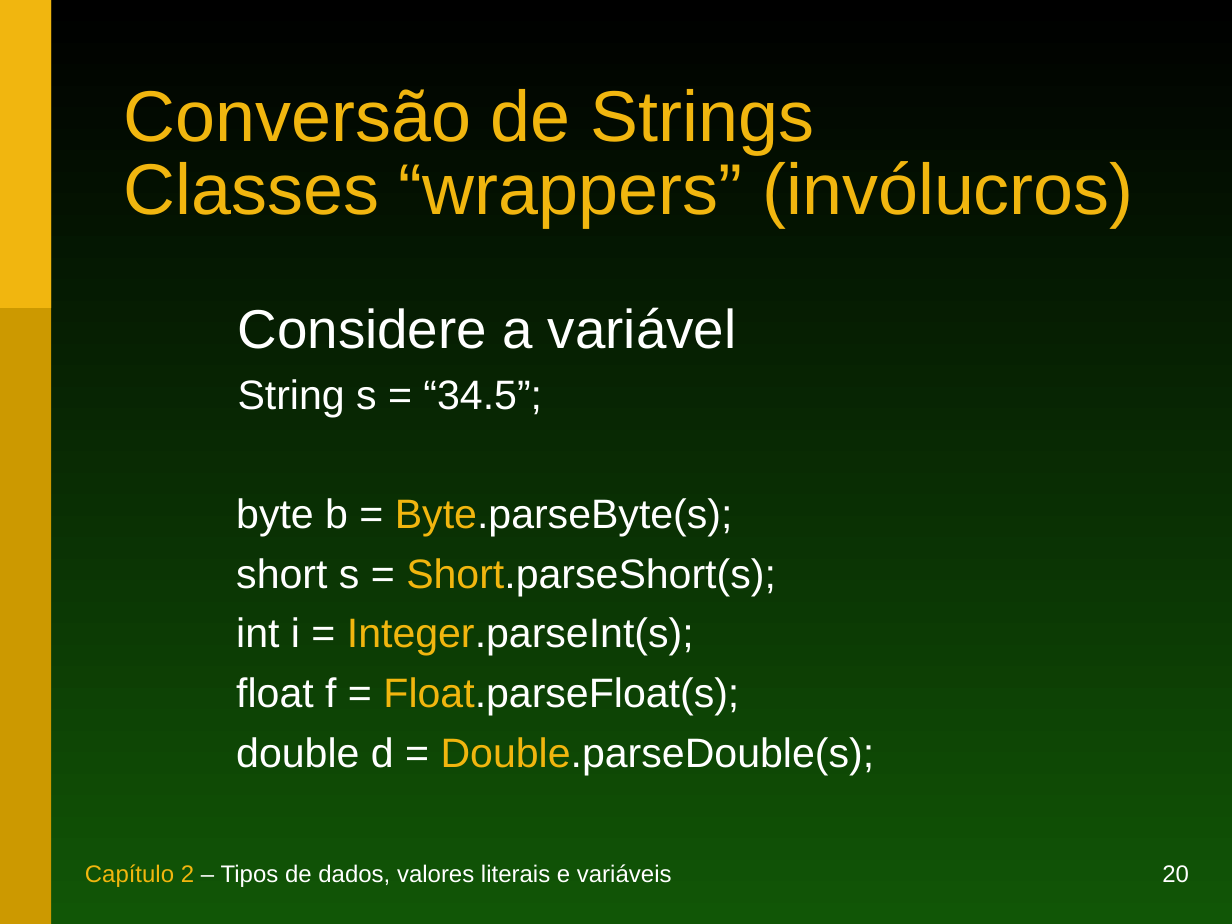
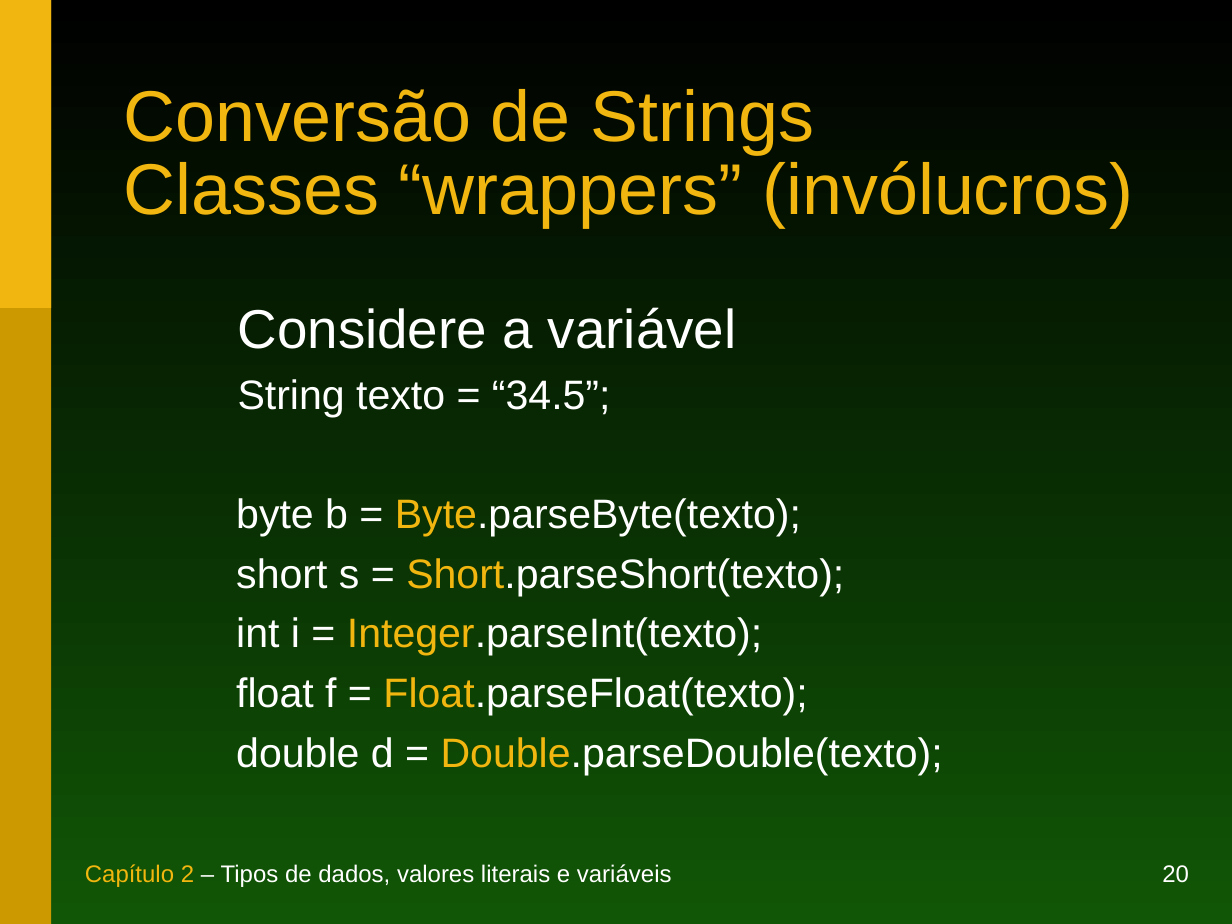
Before and after one commit to duchesqui/slzvieira-training, a slide deck: slide 20 of 1-Java-Programmer-Modulo-I/02.Capitulo02.ppt. Drawn at 1232x924 pixels with LibreOffice and Linux fonts; fonts in the diff are those of the drawing. Boxes give left, top, right and bottom in pixels: in the first picture for what was removed or moved away, otherwise in the second. Text is boxed around its words. In the diff, an @@ line names an element or a change of style, - is before the commit and + after.

```diff
--- a/1-Java-Programmer-Modulo-I/02.Capitulo02.ppt
+++ b/1-Java-Programmer-Modulo-I/02.Capitulo02.ppt
@@ text at (238,379,611,418): text changed @@
-String s = “34.5”;
+String texto = “34.5”;
@@ text at (236,498,943,775): text changed @@
-byte b = Byte.parseByte(s);
-short s = Short.parseShort(s);
-int i = Integer.parseInt(s);
-float f = Float.parseFloat(s);
-double d = Double.parseDouble(s);
+byte b = Byte.parseByte(texto);
+short s = Short.parseShort(texto);
+int i = Integer.parseInt(texto);
+float f = Float.parseFloat(texto);
+double d = Double.parseDouble(texto);
```
Also in this commit, not shown: 2 other files.
